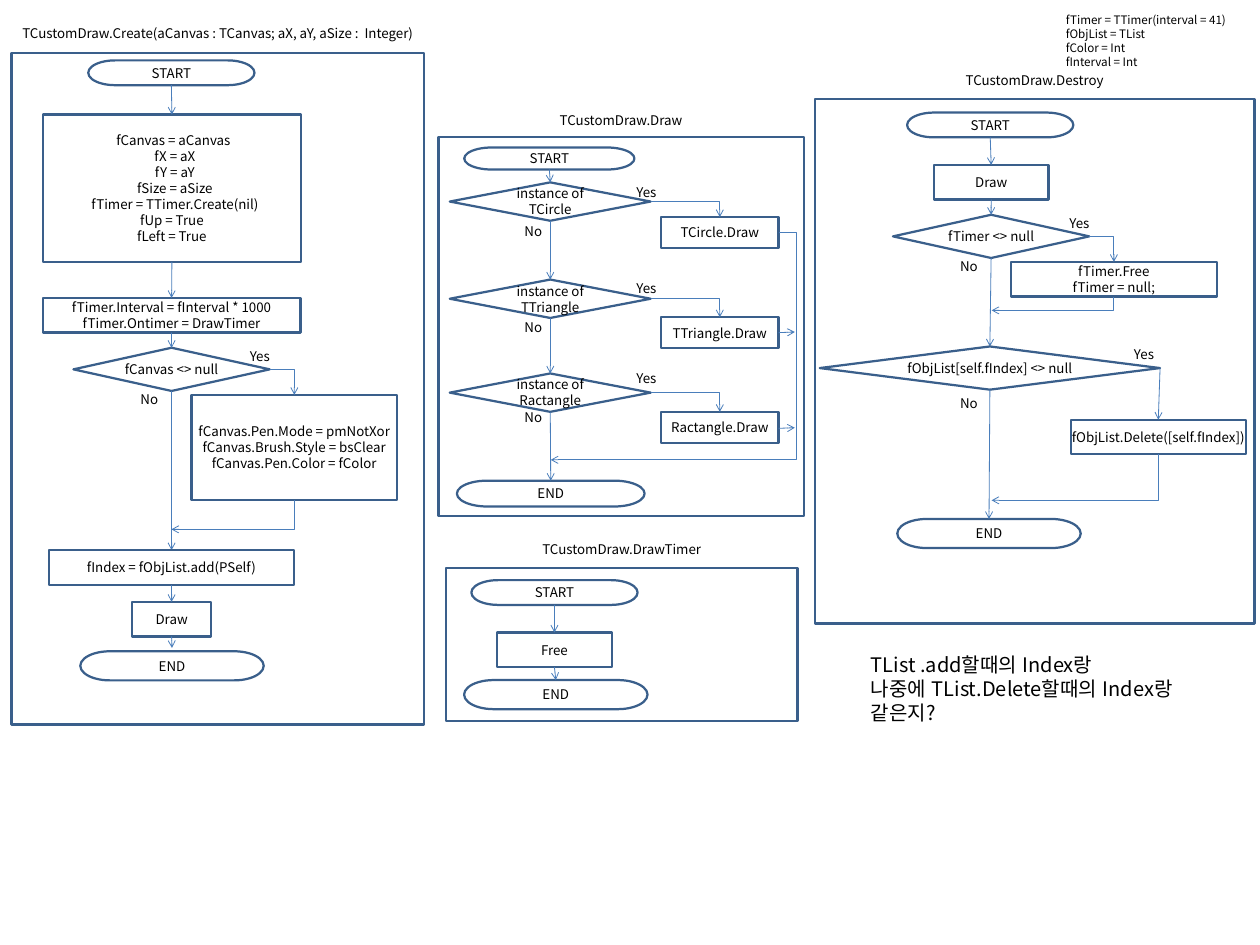
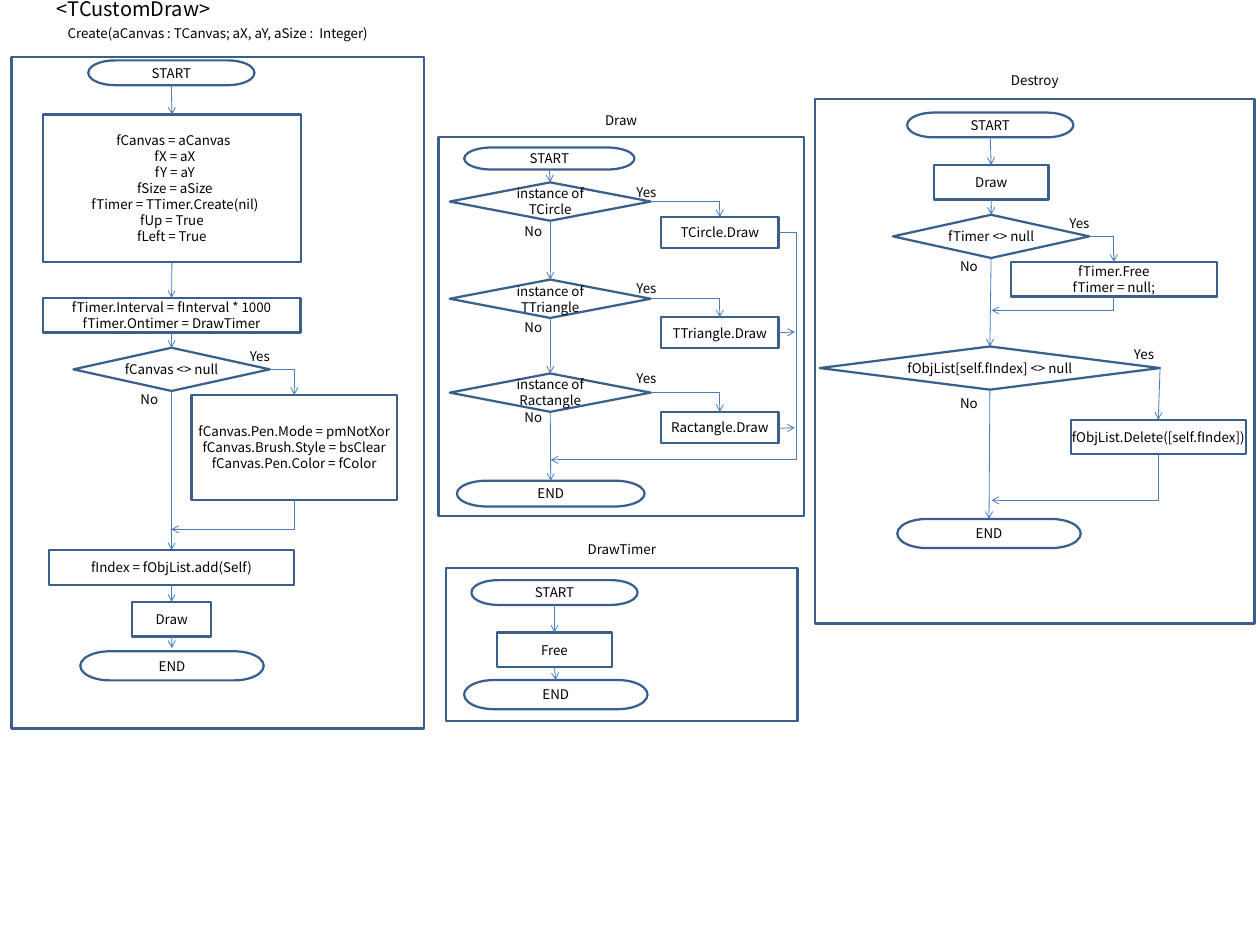
Before and after one commit to hyejoonjung/StudyDelphi, a slide deck: slide 3 of 0206DrawAndMoving_Design/DrawAndMoving_Design.pptx (slide 2 before the commit). Drawn at 1260x945 pixels with LibreOffice and Linux fonts; fonts in the diff are those of the drawing. Boxes give left, top, right and bottom in pixels: in the first picture for what was removed or moved away, otherwise in the second. Text is boxed around its words. In the diff, an @@ line names an element or a change of style, - is before the commit and + after.

```diff
--- a/0206DrawAndMoving_Design/DrawAndMoving_Design.pptx
+++ b/0206DrawAndMoving_Design/DrawAndMoving_Design.pptx
@@ text added at (57, 1, 210, 17), 18 pt, text #000000 @@
+<TCustomDraw>
@@ text at (68, 27, 367, 42): text changed @@
-TCustomDraw.Create(aCanvas : TCanvas; aX, aY, aSize : Integer)
+Create(aCanvas : TCanvas; aX, aY, aSize : Integer)
@@ text removed at (1066, 14, 1226, 66) @@
-fTimer = TTimer(interval = 41)
-fObjList = TList
-fColor = Int
-fInterval = Int
@@ rectangle: place and size @@
-rectangle at (11, 53, 424, 725)
+rectangle at (11, 57, 424, 729)
@@ text at (1011, 75, 1058, 88): text changed @@
-TCustomDraw.Destroy
+Destroy
@@ text at (605, 115, 637, 125): text changed @@
-TCustomDraw.Draw
+Draw
@@ text in rectangle at (91, 561, 252, 576): text changed @@
-fIndex = fObjList.add(PSelf)
+fIndex = fObjList.add(Self)
@@ text at (588, 543, 656, 554): text changed @@
-TCustomDraw.DrawTimer
+DrawTimer
@@ text removed at (871, 655, 1173, 722) @@
-TList .add할때의 Index랑
-나중에 TList.Delete할때의 Index랑
-같은지?
```
Also in this commit, not shown: 2 other slides changed, 1 slide added, 57 other files.
